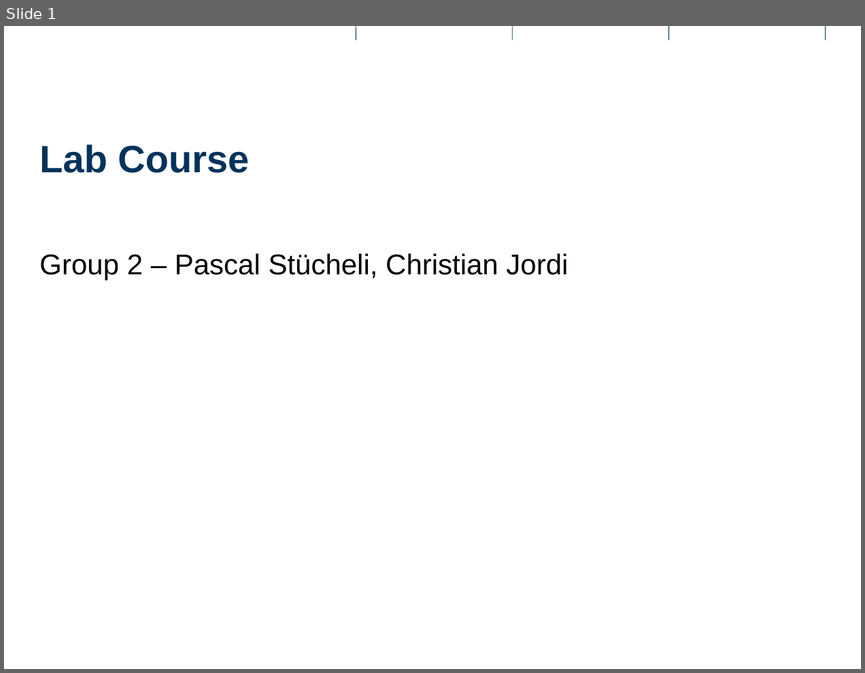
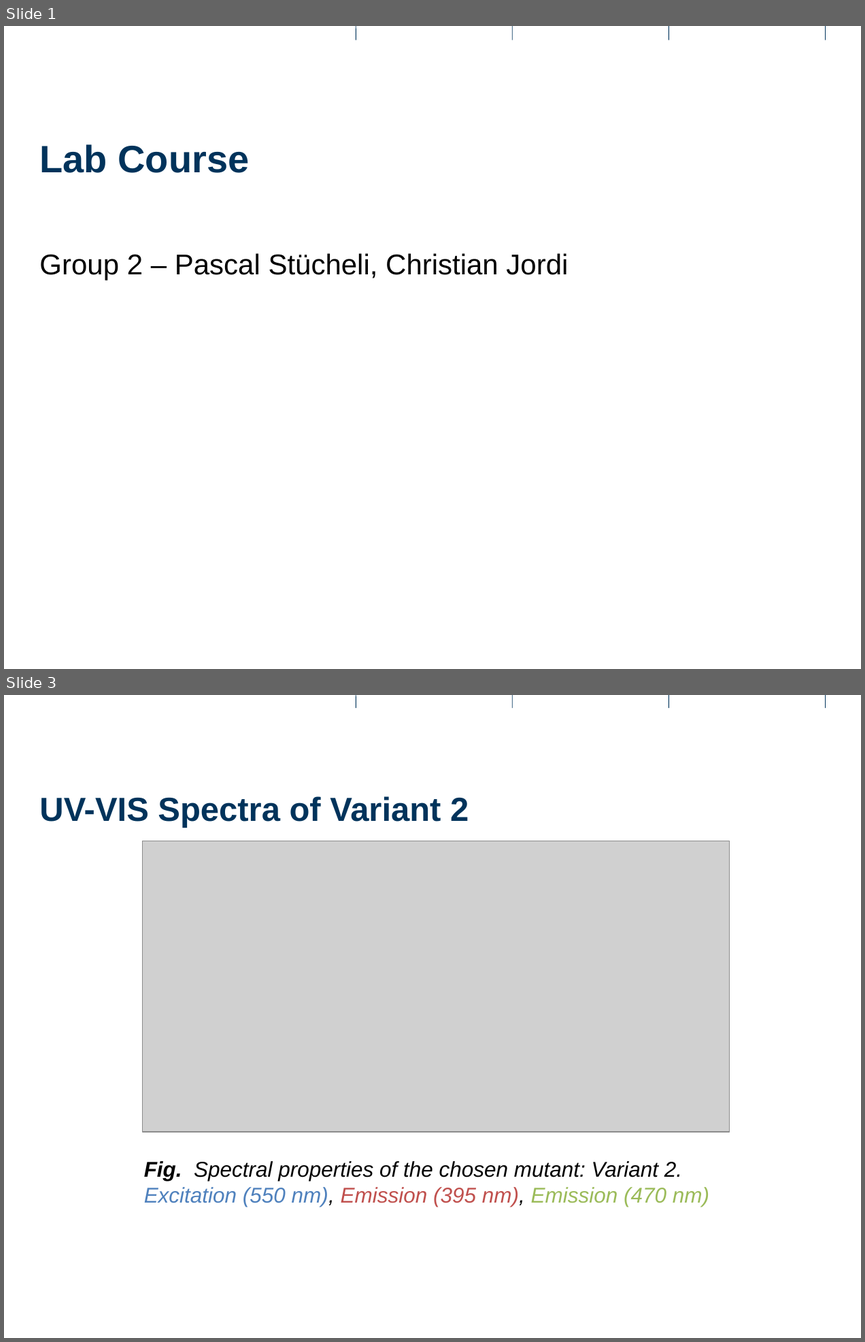
Before and after one commit to Pascal-Stucheli/Lab-Work, a slide deck: Presentation.pptx. Shown one above the other, each under a label of ours: slide 1 before the commit, slides 1 and 3 after it; the slides between them are not shown. The pictures are 865x673 and 865x1342 pixels, drawn with LibreOffice and Linux fonts; fonts in the diff are those of the drawing; grey boxes stand for pictures; background and template pictures are left out. Boxes give left, top, right and bottom in pixels: in the first picture for what was removed or moved away, otherwise in the second. Text is boxed around its words. In the diff, an @@ line names an element or a change of style, - is before the commit and + after.

```diff
--- a/Presentation.pptx
+++ b/Presentation.pptx
@@ slide 3 added at <box>4,695,861,1338</box>, background #FFFFFF @@
@@ line added from (356, 695) to (356, 708), #00335B 0.5 pt @@
@@ line added from (512, 695) to (512, 708), #00335B 0.5 pt @@
@@ line added from (669, 695) to (669, 708), #00335B 0.5 pt @@
@@ line added from (825, 695) to (825, 708), #00335B 0.5 pt @@
@@ title added at <box>39,796,468,828</box>, 28 pt, text #00335B, bold @@
+UV-VIS Spectra of Variant 2
@@ picture added at <box>142,841,729,1131</box> @@
@@ text added at <box>144,1161,709,1206</box>, 18 pt, text #000000, italic @@
+Fig. Spectral properties of the chosen mutant: Variant 2. Excitation (550 nm), Emission (395 nm), Emission (470 nm)
@@ line added from (209, 1322) to (209, 1338), #FFFFFF 0.5 pt @@
@@ line added from (669, 1322) to (669, 1338), #FFFFFF 0.5 pt @@
```
Also in this commit, not shown: 3 other slides added, 1 slide removed, 4 other files.
